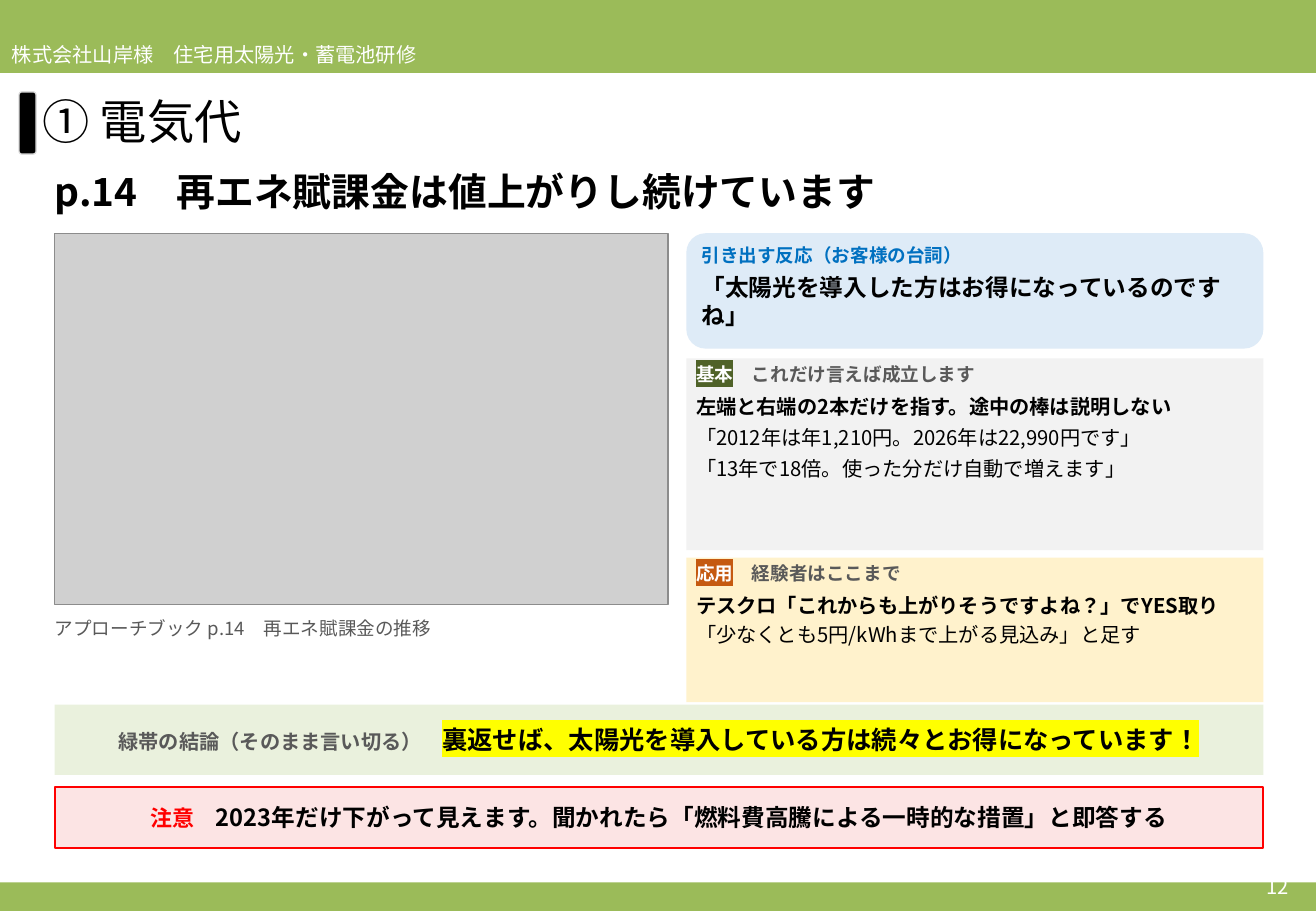
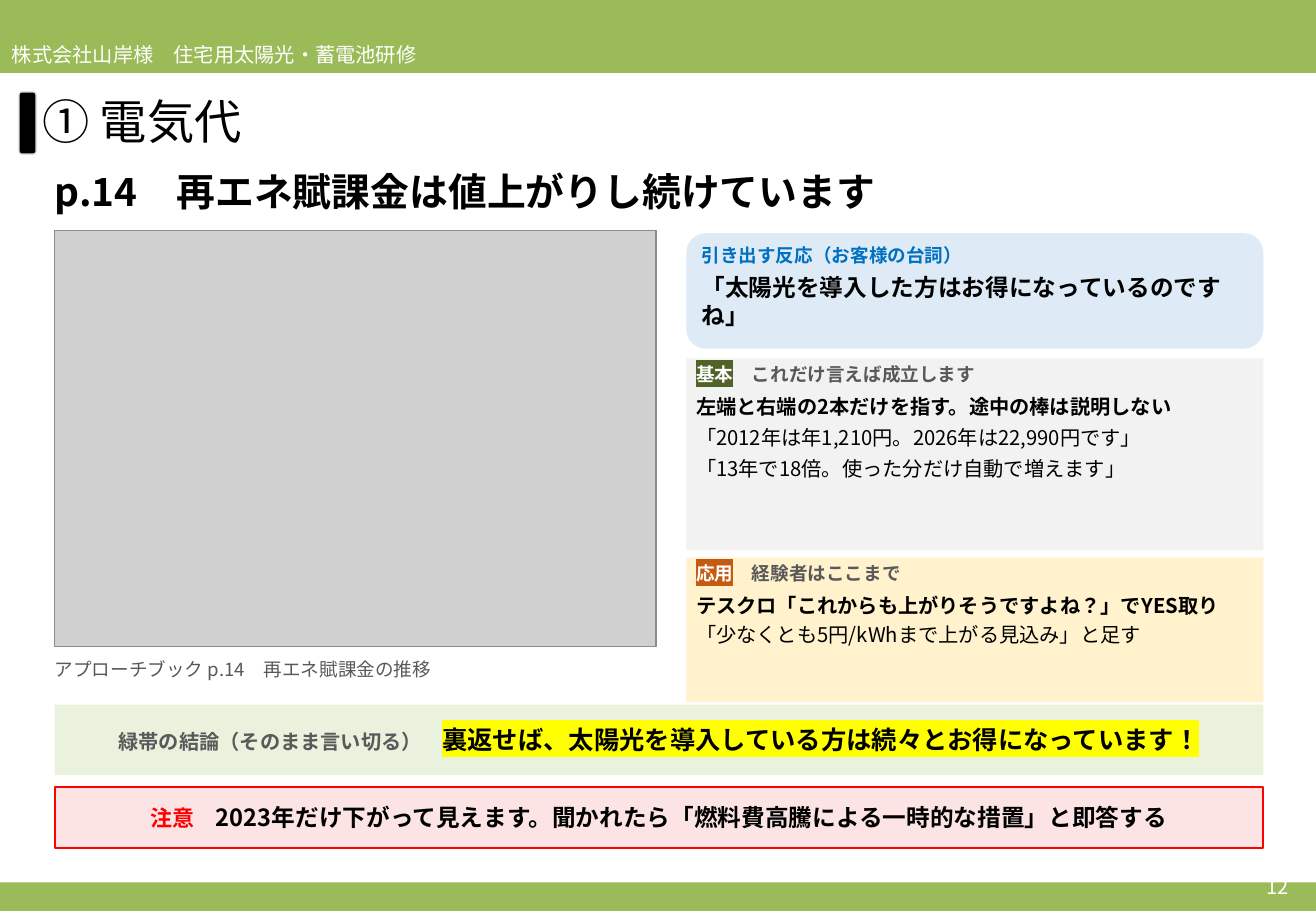
Before and after one commit to soshiro-iki-sys/-, a slide deck: slide 12 of slides/2026営業研修_必要性訴求パート_アプローチブックの伝え方.pptx. Drawn at 1316x911 pixels with LibreOffice and Linux fonts; fonts in the diff are those of the drawing; grey boxes stand for pictures. Boxes give left, top, right and bottom in pixels: in the first picture for what was removed or moved away, otherwise in the second. Text is boxed around its words. In the diff, an @@ line names an element or a change of style, - is before the commit and + after.

```diff
--- a/slides/2026営業研修_必要性訴求パート_アプローチブックの伝え方.pptx
+++ b/slides/2026営業研修_必要性訴求パート_アプローチブックの伝え方.pptx
@@ picture: place and size @@
-picture at [55, 233, 668, 604]
+picture at [55, 231, 656, 646]
@@ text "アプローチブック p.14 再エネ賦課金の推移": place and size @@
-text "アプローチブック p.14 再エネ賦課金の推移" at [55, 619, 431, 639]
+text "アプローチブック p.14 再エネ賦課金の推移" at [55, 660, 431, 680]
```
Also in this commit, not shown: 10 other slides changed, 13 other files.
